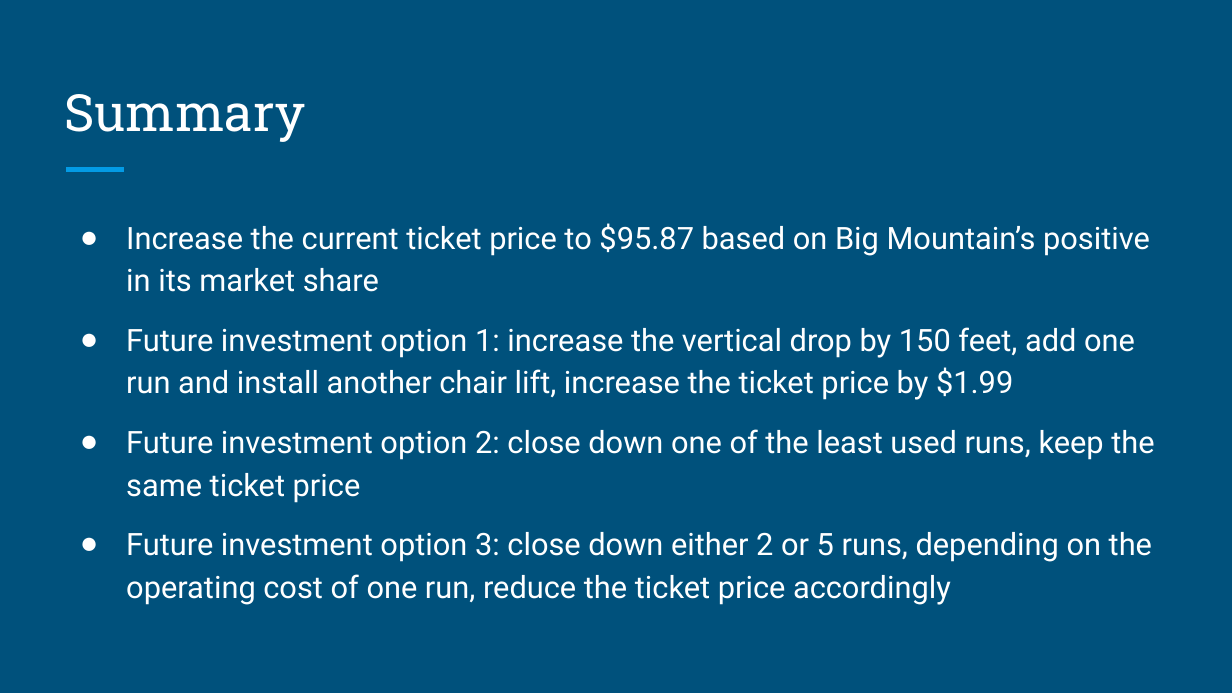
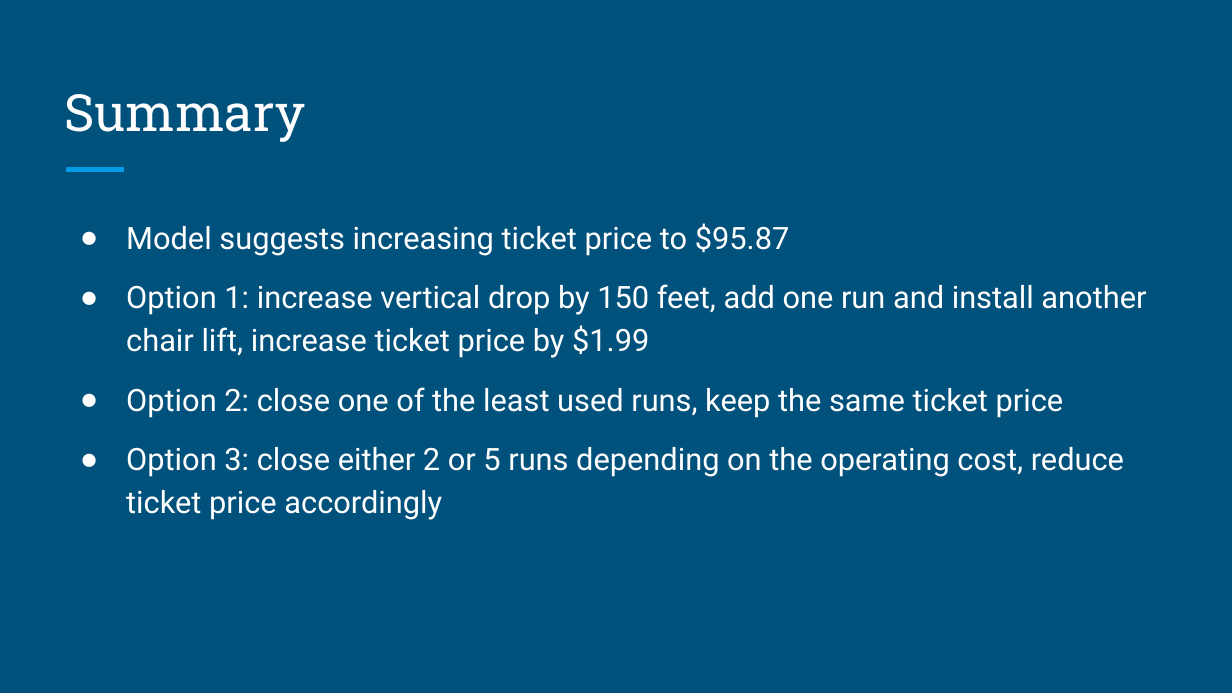
Before and after one commit to huang1228/DataScienceGuidedCapstone, a slide deck: slide 7 of Guided_Capstone_Slide.pptx. Drawn at 1232x693 pixels with LibreOffice and Linux fonts; fonts in the diff are those of the drawing. Boxes give left, top, right and bottom in pixels: in the first picture for what was removed or moved away, otherwise in the second. Text is boxed around its words. In the diff, an @@ line names an element or a change of style, - is before the commit and + after.

Commit message:
revised

```diff
--- a/Guided_Capstone_Slide.pptx
+++ b/Guided_Capstone_Slide.pptx
@@ text at <box>126,223,1146,520</box>: text changed @@
-● Increase the current ticket price to $95.87 based on Big Mountain’s positive in its market share
-● Future investment option 1: increase the vertical drop by 150 feet, add one run and install another chair lift, increase the ticket price by $1.99
-● Future investment option 2: close down one of the least used runs, keep the same ticket price
-● Future investment option 3: close down either 2 or 5 runs, depending on the operating cost of one run, reduce the ticket price accordingly
+● Model suggests increasing ticket price to $95.87
+● Option 1: increase vertical drop by 150 feet, add one run and install another chair lift, increase ticket price by $1.99
+● Option 2: close one of the least used runs, keep the same ticket price
+● Option 3: close either 2 or 5 runs depending on the operating cost, reduce ticket price accordingly
```
Also in this commit, not shown: 4 other slides changed.
